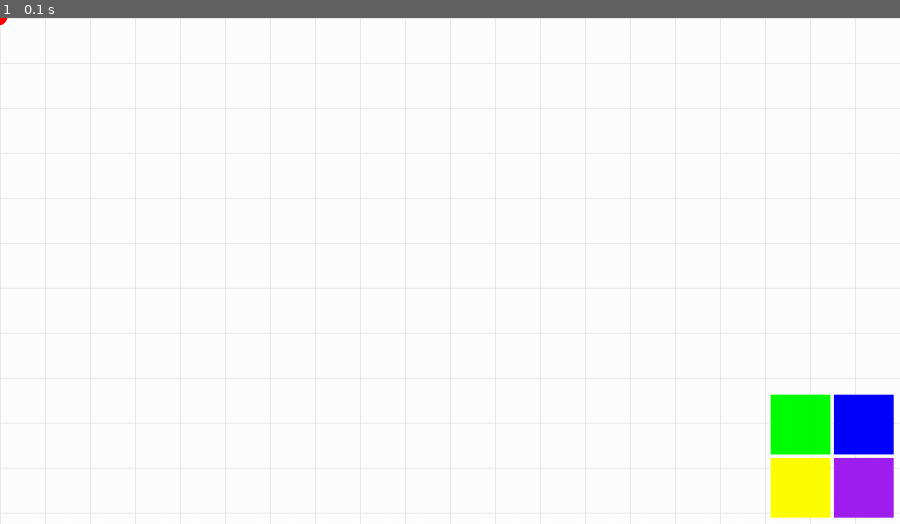
Above: before the commit, frame 1.
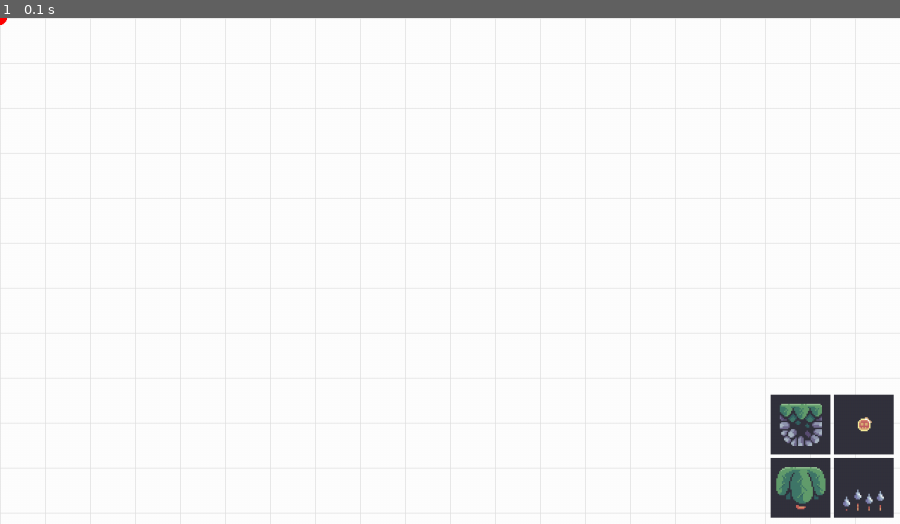
Above: after the commit, the same moment.

Repository: KenzieLippa/MarioMakerPygame
Game: pygame game, started from code/main.py
Two runs of this game, one before a commit and one after it. Both use one fixed random seed, a clock stepped at 60 frames per second and the inputs below.
Inputs:
- Up to frame 1 (0.1 s): no input

The runs differ from the first frame. In frame 1, 3.2% of the frame differs, in the area x 85-100%, y 74-99%.

Commit message:
working on stuff

Diff:
--- a/code/editor.py
+++ b/code/editor.py
@@ -41,6 +41,7 @@
                 sys.exit()
             self.pan_input(event)
             self.selection_hotkeys(event) #call the method
+            self.menu_click(event)
 
            # self.editor.run(dt)
             #pygame.display.update()
@@ -107,6 +108,11 @@
 
         self.display_surface.blit(self.support_line_surf,(0,0)) #coverst the window
 
+    def menu_click(self,event):
+        if event.type == pygame.MOUSEBUTTONDOWN and self.menu.rect.collidepoint(mouse_pos()):
+            self.selection_index = self.menu.click(mouse_pos(), mouse_buttons())
+
+
     def run(self, dt):
 
 
@@ -117,5 +123,6 @@
         self.draw_tile_lines()
         pygame.draw.circle(self.display_surface, 'red', self.origin, 10)
         self.menu.display()
+        print(self.selection_index)
 
     #will be creating a menu
--- a/code/menu.py
+++ b/code/menu.py
@@ -51,12 +51,24 @@
         Button(self.enemy_button_rect, self.buttons, self.menu_surfs['enemy'])
         Button(self.palm_button_rect, self.buttons, self.menu_surfs['palm fg'], self.menu_surfs['palm bg'])
 
+    def click(self, mouse_pos, mouse_button):
+        for sprite in self.buttons:
+            if sprite.rect.collidepoint(mouse_pos):
+                if mouse_button[0] and pygame.key.get_pressed()[pygame.K_LALT]:
+                    #toggle but if it has no alt then will always be true
+                    sprite.main_active = not sprite.main_active if sprite.items['alt'] else True #but only if has alt sprites
+                if mouse_button[2]: #if right click want to select
+                    pass
+                return sprite.get_id() #return what the id is
+
     def display(self):
         #pygame.draw.rect(self.display_surface, 'red', self.rect)
-        pygame.draw.rect(self.display_surface, 'green', self.tile_button_rect)
-        pygame.draw.rect(self.display_surface, 'blue', self.coin_button_rect)
-        pygame.draw.rect(self.display_surface, 'yellow', self.palm_button_rect)
-        pygame.draw.rect(self.display_surface, 'purple', self.enemy_button_rect)
+        # pygame.draw.rect(self.display_surface, 'green', self.tile_button_rect)
+        # pygame.draw.rect(self.display_surface, 'blue', self.coin_button_rect)
+        # pygame.draw.rect(self.display_surface, 'yellow', self.palm_button_rect)
+        # pygame.draw.rect(self.display_surface, 'purple', self.enemy_button_rect)
+        self.buttons.update()
+        self.buttons.draw(self.display_surface)
 
 class Button(pygame.sprite.Sprite):
     #inherits from the sprite class
@@ -70,3 +82,19 @@
         self.index = 0 #which item we are on
         self.main_active = True
         #will need to import a bunch of shit
+
+    def get_id(self):
+        #getting a key
+        return self.items['main' if self.main_active else 'alt'][self.index][0] #either selection items or alt
+
+    def update(self):
+        self.image.fill(BUTTON_BG_COLOR)
+        #from items or other items
+        surf = self.items['main' if self.main_active else 'alt'][self.index][1] #only pick th graphic
+        #returns a touple with index of the graphic and then the graphic
+        #print(surf)
+        #using local instead of global to setup the rect
+        rect  = surf.get_rect(center = (self.rect.width/2, self.rect.height/2) ) # dont use self.rect.center
+        #want to go half the width and half the width of the center
+        #would get the global instead which wont work because of the shrink
+        self.image.blit(surf, rect)
--- a/code/settings.py
+++ b/code/settings.py
@@ -63,3 +63,5 @@
 HORIZON_COLOR = '#f5f1de'
 HORIZON_TOP_COLOR = '#d1aa9d'
 LINE_COLOR = 'black'
+BUTTON_BG_COLOR = '#33323d'
+BUTTON_LINE_COLOR = '#f5f1de'
